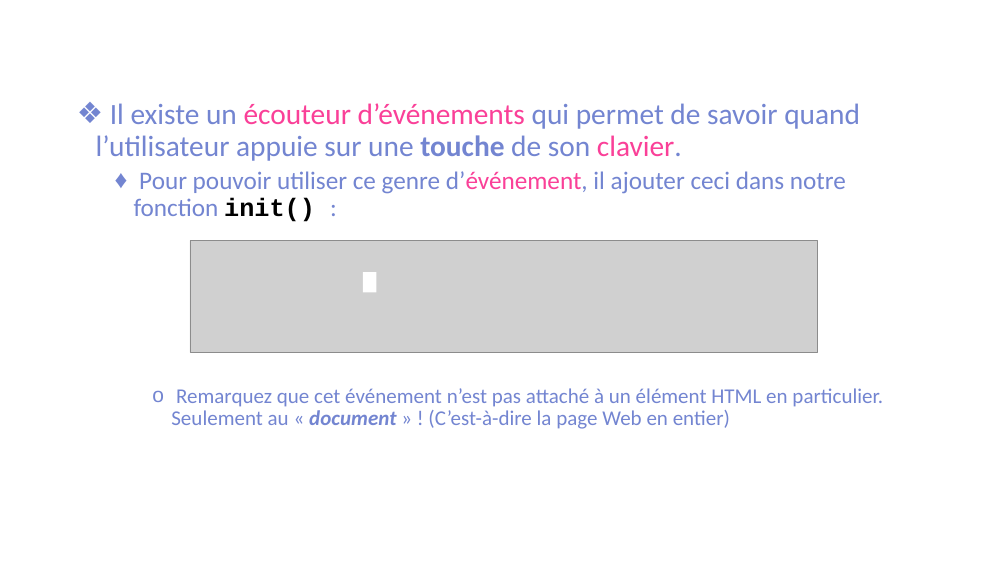
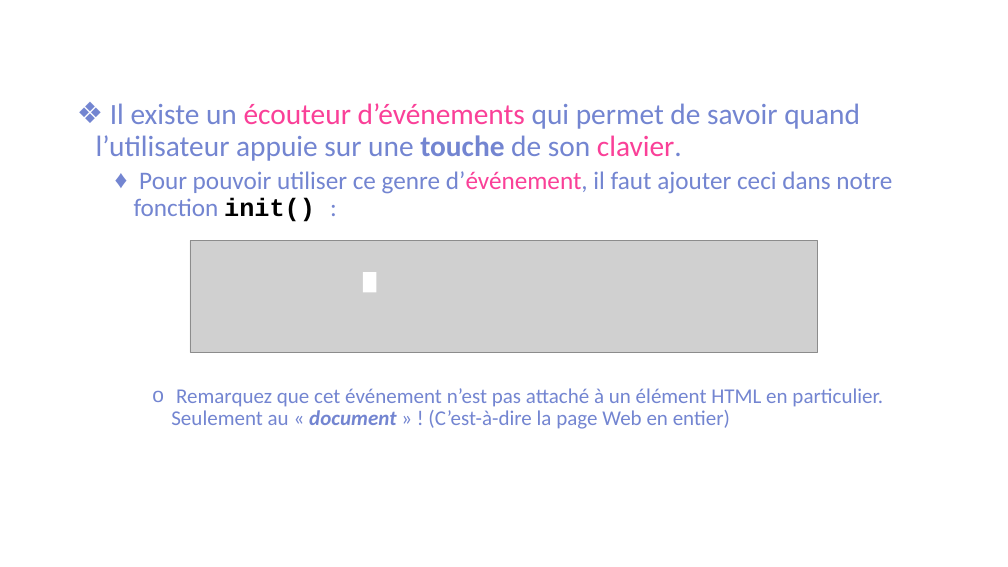
Before and after one commit to mathieudupont/A22-905, a slide deck: slide 20 of semaine_09/420905_semaine9.pptx. Drawn at 1008x567 pixels with LibreOffice and Linux fonts; fonts in the diff are those of the drawing; grey boxes stand for pictures; background and template pictures are left out. Boxes give left, top, right and bottom in pixels: in the first picture for what was removed or moved away, otherwise in the second. Text is boxed around its words. In the diff, an @@ line names an element or a change of style, - is before the commit and + after.

```diff
--- a/semaine_09/420905_semaine9.pptx
+++ b/semaine_09/420905_semaine9.pptx
@@ text at (x1=134, y1=171, x2=892, y2=222): text changed @@
-  ♦ Pour pouvoir utiliser ce genre d’événement, il ajouter ceci dans notre fonction init() :
+  ♦ Pour pouvoir utiliser ce genre d’événement, il faut ajouter ceci dans notre fonction init() :
```
Also in this commit, not shown: 4 other slides changed, 2 other files.
